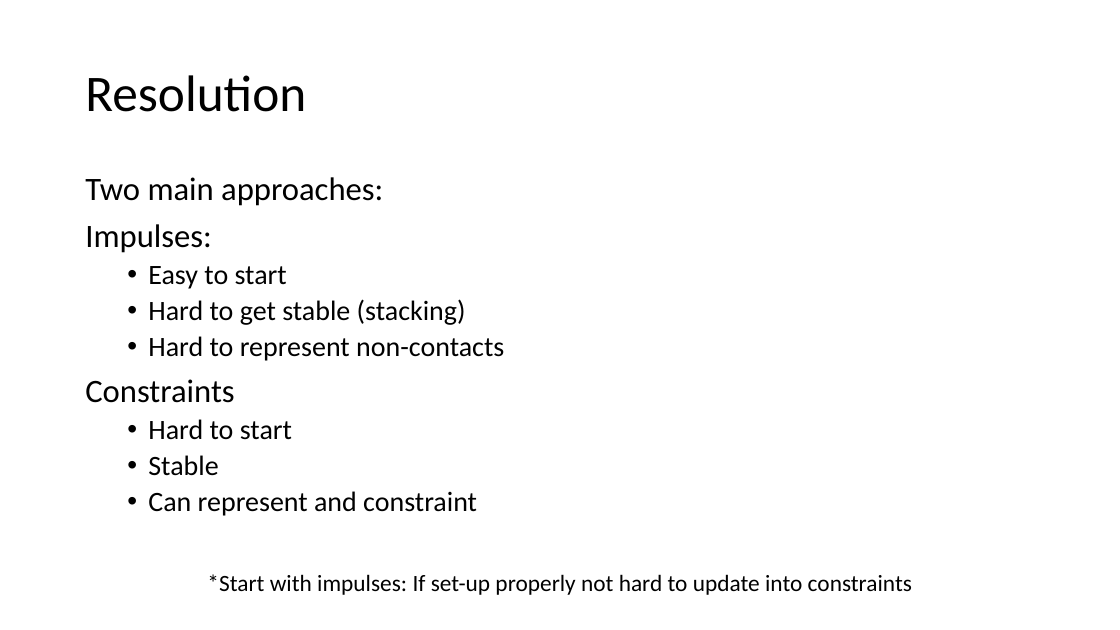
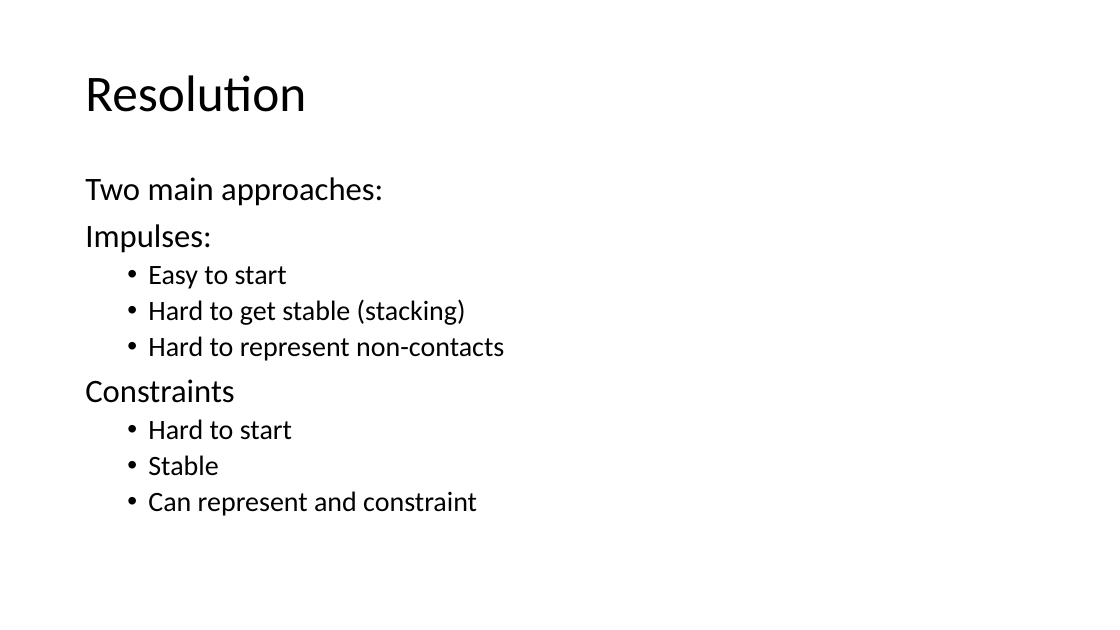
Before and after one commit to jodavis42/Physics2d, a slide deck: slide 23 of Physics 101.pptx. Drawn at 1120x630 pixels with LibreOffice and Linux fonts; fonts in the diff are those of the drawing. Boxes give left, top, right and bottom in pixels: in the first picture for what was removed or moved away, otherwise in the second. Text is boxed around its words. In the diff, an @@ line names an element or a change of style, - is before the commit and + after.

```diff
--- a/Physics 101.pptx
+++ b/Physics 101.pptx
@@ text removed at box(207, 574, 912, 595) @@
-*Start with impulses: If set-up properly not hard to update into constraints
```
Also in this commit, not shown: 1 other slide changed, 2 slides added, 1 slide removed.
